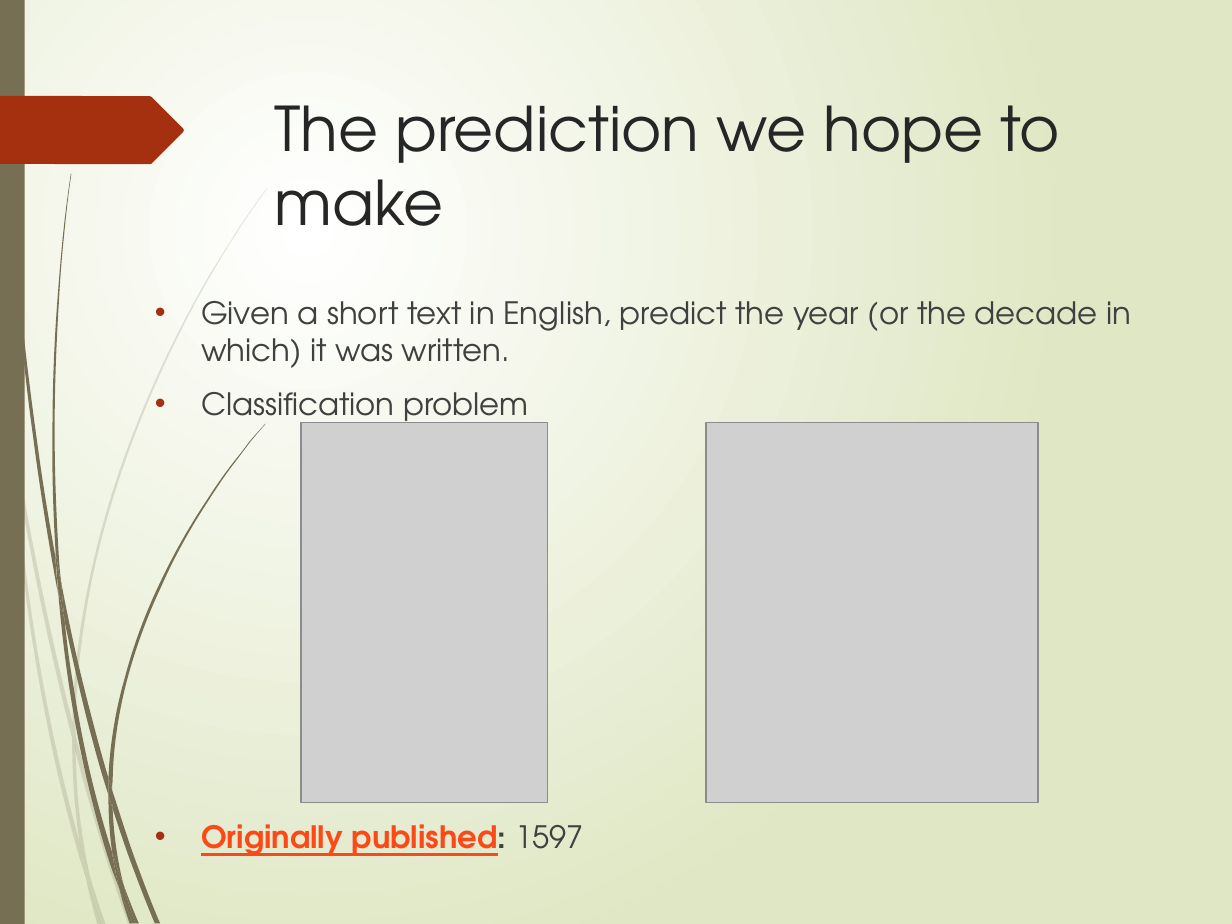
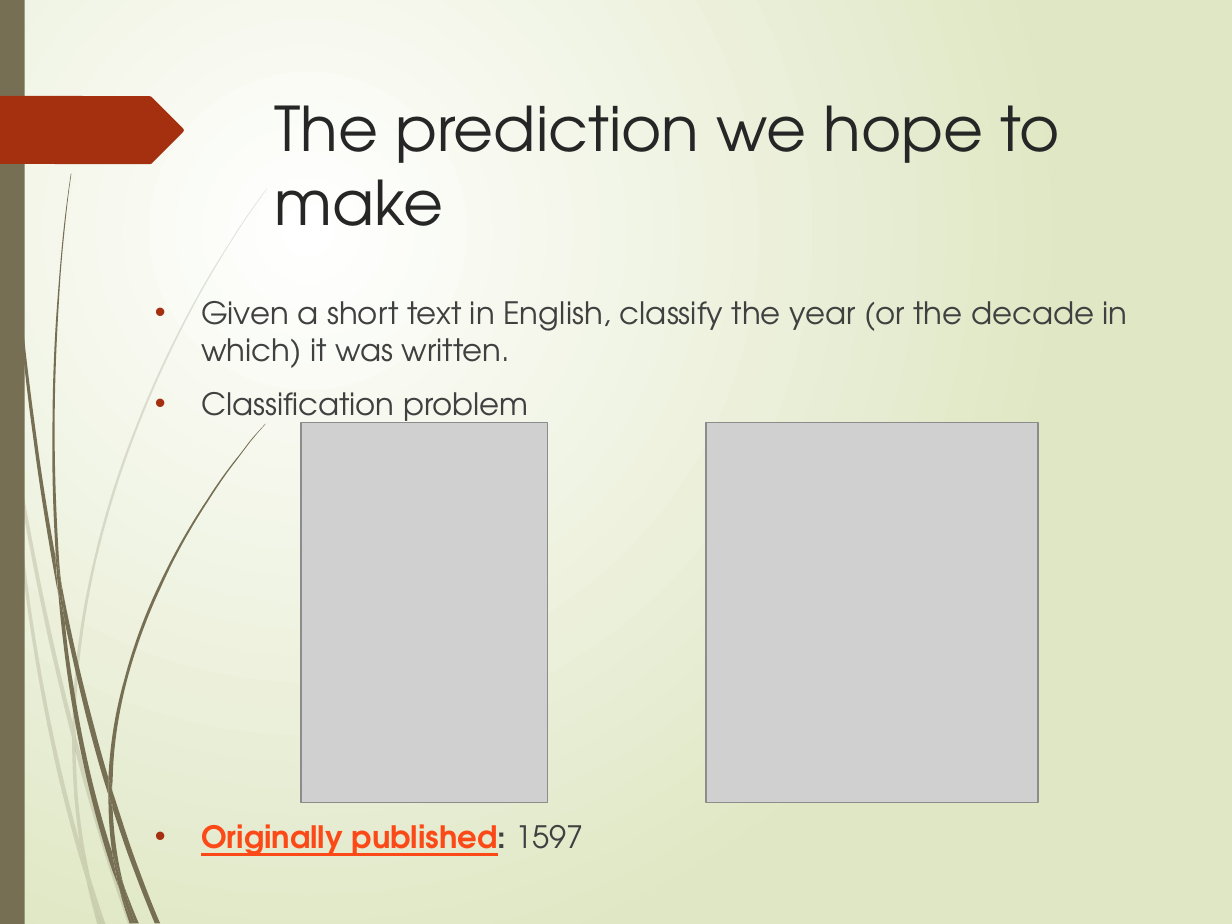
Before and after one commit to clararichter/authorship-identification, a slide deck: slide 2 of presentation.pptx. Drawn at 1232x924 pixels with LibreOffice and Linux fonts; fonts in the diff are those of the drawing; grey boxes stand for pictures. Boxes give left, top, right and bottom in pixels: in the first picture for what was removed or moved away, otherwise in the second. Text is boxed around its words. In the diff, an @@ line names an element or a change of style, - is before the commit and + after.

Commit message:
change ppt

```diff
--- a/presentation.pptx
+++ b/presentation.pptx
@@ text at bbox=[201, 301, 1128, 368]: text changed @@
-• Given a short text in English, predict the year (or the decade in which) it was written.
+• Given a short text in English, classify the year (or the decade in which) it was written.
```
Also in this commit, not shown: 1 other file.
